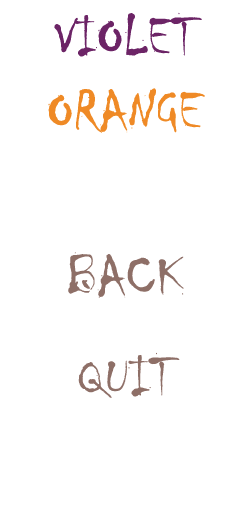
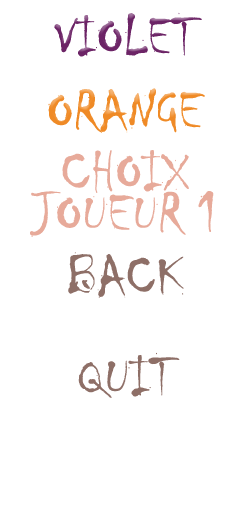
Comparing the layer stacks of the two 250x510 images. Changes:
added layer "CHOIX JOUEUR 1" above "BACK" over [30, 150, 214, 237]
